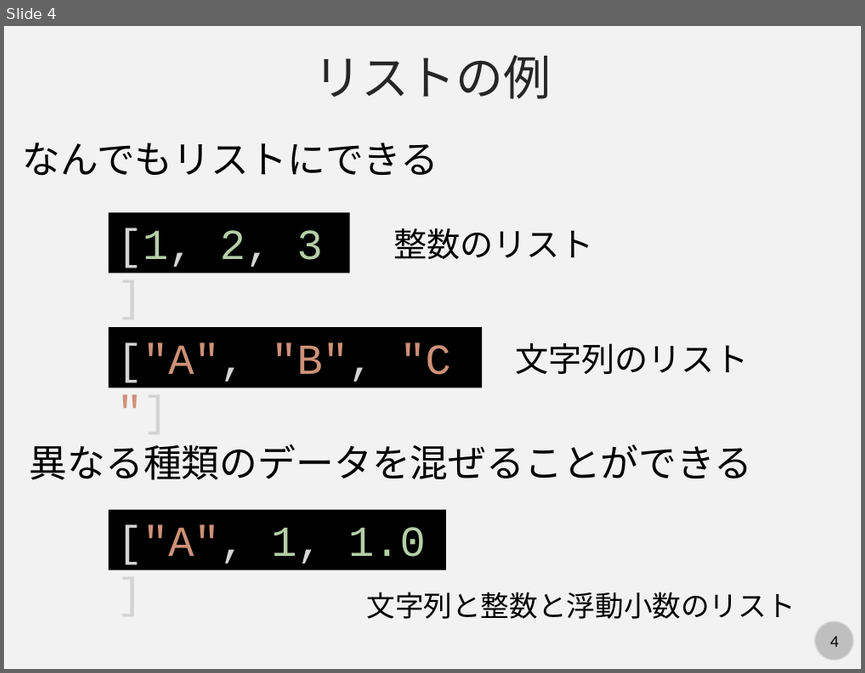
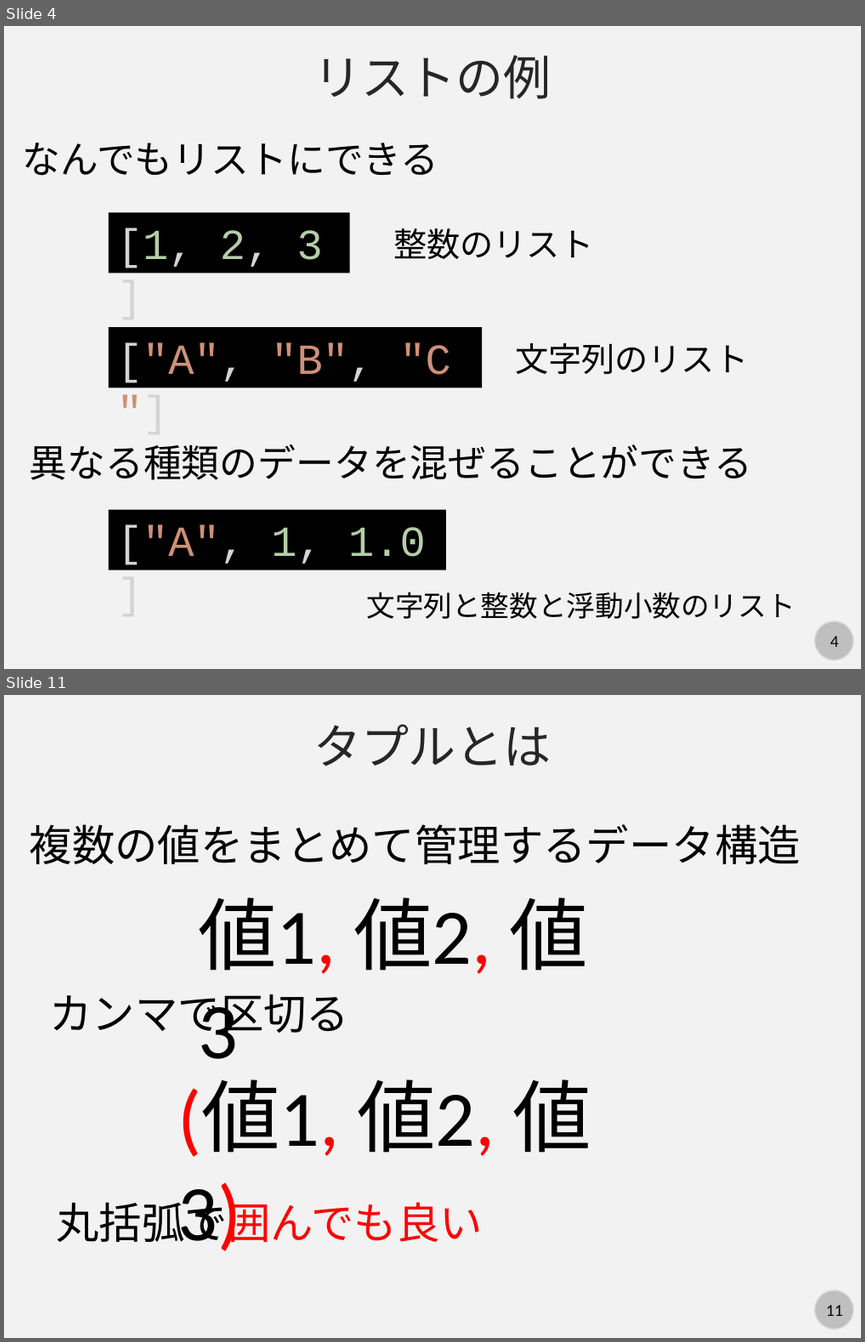
Before and after one commit to kaityo256/python_zero, a slide deck: list/fig/slide.pptx. Shown one above the other, each under a label of ours: slide 4 before the commit, slides 4 and 11 after it; the slides between them are not shown. The pictures are 865x673 and 865x1342 pixels, drawn with LibreOffice and Linux fonts; fonts in the diff are those of the drawing. Boxes give left, top, right and bottom in pixels: in the first picture for what was removed or moved away, otherwise in the second. Text is boxed around its words. In the diff, an @@ line names an element or a change of style, - is before the commit and + after.

Commit message:
参照の値渡しの前までスライドかいた

```diff
--- a/list/fig/slide.pptx
+++ b/list/fig/slide.pptx
@@ slide 11 added at [4, 695, 861, 1338], background #F2F2F2; not listed: 2 template elements that a slide beside it also shows @@
@@ text added at [313, 724, 551, 766], 40 pt, text #262626 @@
+タプルとは
@@ text added at [30, 824, 800, 864], 36 pt, text #000000 @@
+複数の値をまとめて管理するデータ構造
@@ text added at [198, 897, 587, 1059], 66 pt, text #000000 @@
+値1, 値2, 値3
@@ text added at [49, 994, 349, 1040], 36 pt, text #000000 @@
+カンマで区切る
@@ text added at [177, 1079, 591, 1251], 66 pt, text #000000 @@
+(値1, 値2, 値3)
@@ text added at [56, 1195, 482, 1249], 36 pt, text #FF0000 @@
+丸括弧で囲んでも良い
```
Also in this commit, not shown: 2 slides changed, 6 other slides added, 2 other files.
